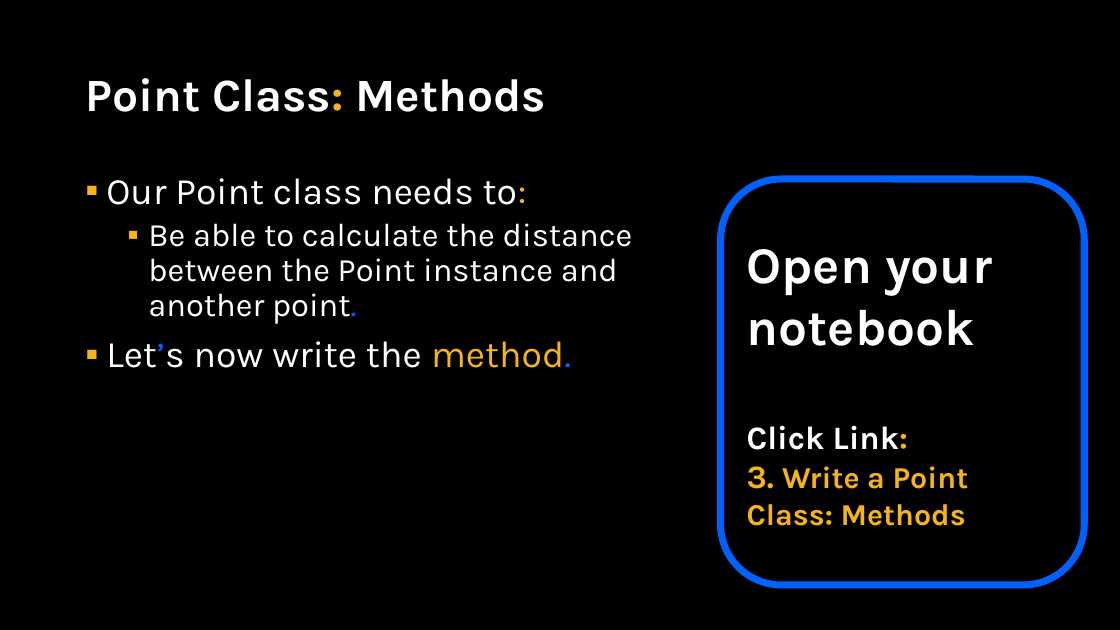
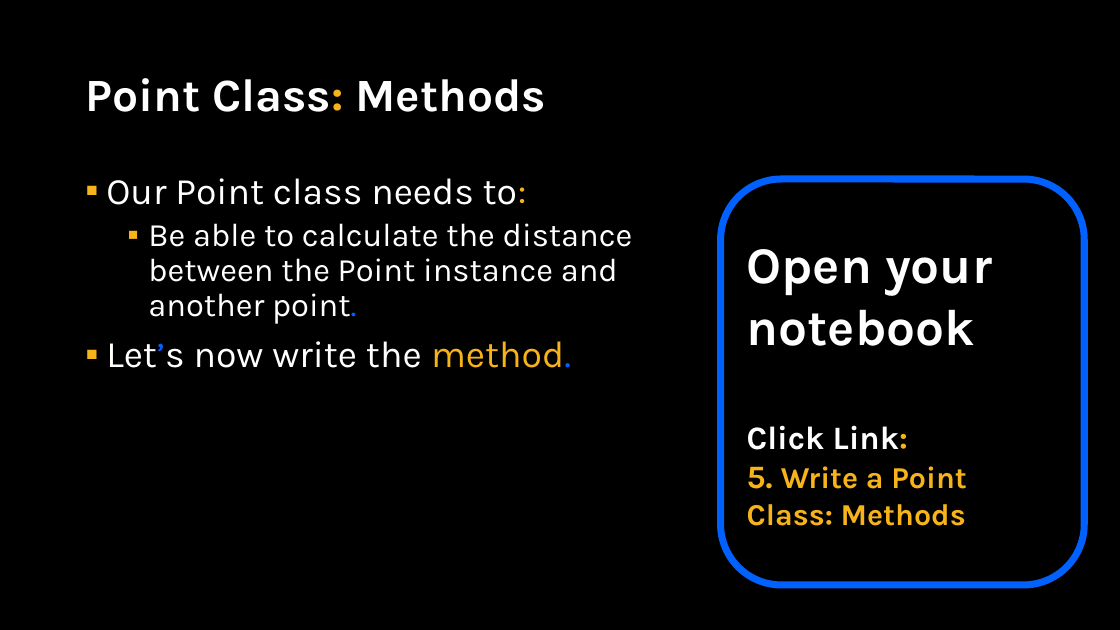
Before and after one commit to APS106/APS106-winter-2025-kinsella-goodfellow, a slide deck: slide 50 of lectures/week10/lecture2/slides/week10_lecture2.pptx (slide 47 before the commit). Drawn at 1120x630 pixels with LibreOffice and Linux fonts; fonts in the diff are those of the drawing; background and template pictures are left out. Boxes give left, top, right and bottom in pixels: in the first picture for what was removed or moved away, otherwise in the second. Text is boxed around its words. In the diff, an @@ line names an element or a change of style, - is before the commit and + after.

```diff
--- a/lectures/week10/lecture2/slides/week10_lecture2.pptx
+++ b/lectures/week10/lecture2/slides/week10_lecture2.pptx
@@ text in rounded rectangle at bbox=[747, 466, 967, 526]: text changed @@
-3. Write a Point Class: Methods
+5. Write a Point Class: Methods
```
Also in this commit, not shown: 6 other slides changed, 4 slides added, 1 slide removed, 5 other files.
